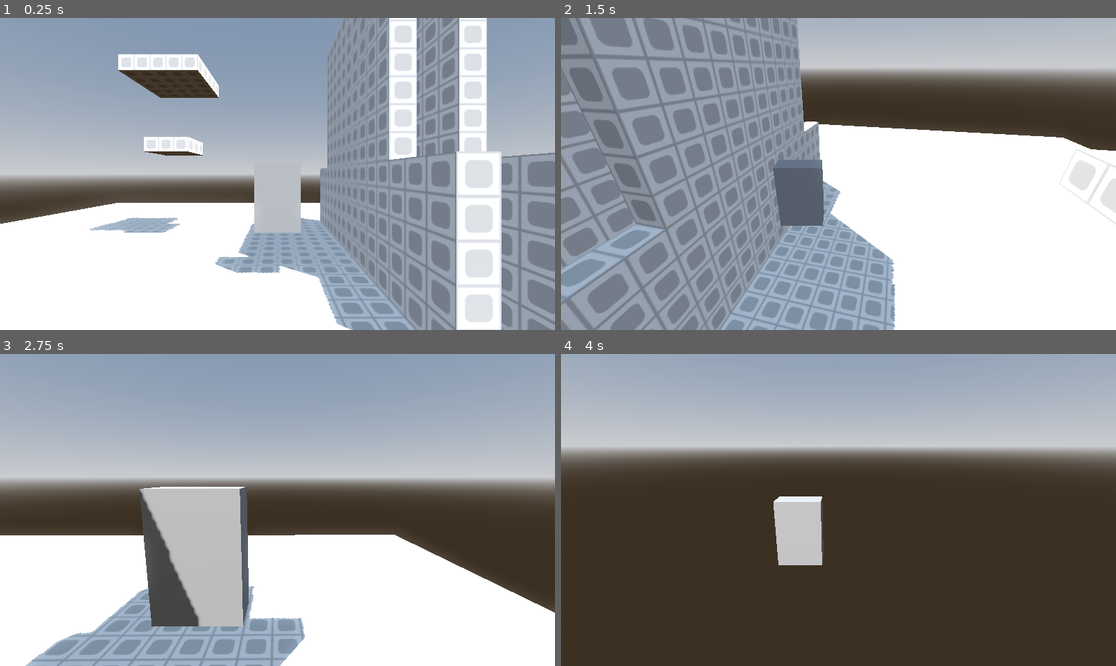
Above: before the commit, frames 1-4 (two rows, left to right).
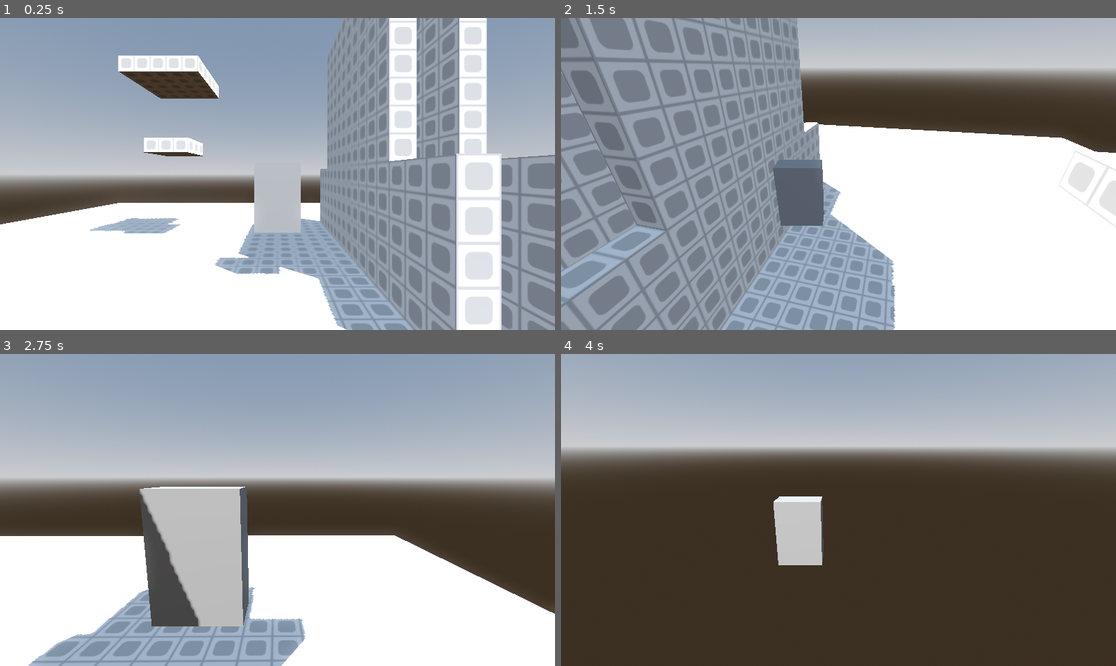
Above: after the commit, the same moments.

Repository: Natelytle/jomolith
Game: Godot game, scene res://Scenes/main.tscn
The game is run twice, just before and just after one commit, with the same random seed, the same clock (stepped at 60 frames per second) and the same inputs.
Inputs (mouse positions are in pixels of both pictures, inside the frame that each line leads up to):
- Up to frame 1 (0.25 s): no input
- Up to frame 2 (1.5 s): move the mouse to (960, 158) at 0.52 s; hold D (right) 0.53-1.28 s; hold Right mouse button (right_click) 0.53-1.28 s; tap Space (jump) at 0.77 s; move the mouse to (727, 189) at 1.27 s; hold S (backward) from 1.28 s (still down); tap Shift (shift_lock) at 1.35 s
- Up to frame 3 (2.75 s): tap Space (jump) at 1.52 s; move the mouse to (288, 503) at 2.02 s; release S (backward) at 2.03 s; hold W (forward) from 2.03 s (still down); tap Mouse wheel up (zoom_in) at 2.1 s
- Up to frame 4 (4 s): keep holding W (forward); move the mouse to (832, 516) at 2.77 s; tap Mouse wheel down (zoom_out) at 2.85 s; tap Space (jump) at 3.02, 3.77 s; move the mouse to (877, 513) at 3.52 s; hold Right mouse button (right_click) from 3.53 s (still down)

The runs differ from the first frame. In frame 1, 3.3% of the frame differs, in the area x 0-100%, y 0-100%; in frame 2, 4.4%; in frame 3, 1.6%; in frame 4, less than 0.1%.

Commit message:
Adjust how legs work

Diff:
--- a/Scripts/hitbox_legs.gd
+++ b/Scripts/hitbox_legs.gd
@@ -10,36 +10,62 @@
 @onready var backLeft: RayCast3D = $"BackLeft/RayCast3D"
 @onready var backRight: RayCast3D = $"BackRight/RayCast3D"
 
+var leftPoints = []
 var centerPoints = []
-var otherPoints = []
+var rightPoints = []
+
+var allPoints = []
 
 func _ready() -> void:
+	leftPoints.append_array([left, frontLeft, backLeft])
 	centerPoints.append_array([center, front, back])
-	otherPoints.append_array([left, right, frontLeft, frontRight, backLeft, backRight])
+	rightPoints.append_array([right, frontRight, backRight])
+	allPoints.append_array([leftPoints, centerPoints, rightPoints])
 
 func get_average_length() -> float:
-	var centerDistances = []
+	var averages = []
 
-	for point in centerPoints:
-		if point.is_colliding():
-			centerDistances.append(point.global_transform.origin.distance_to(point.get_collision_point()))
-
-	if centerDistances.size() > 0:
-		centerDistances.sort()
-
+	for points in [leftPoints, centerPoints, rightPoints]:
 		var sum = 0
 		var div = 0
 
-		for i in min(centerDistances.size(), 6):
-			sum += centerDistances[i]
-			div += 1
+		for point in points:
+			if point.is_colliding():
+				# subtract 0.05 because we shifted all the raycasts into the body by that length
+				var length = point.global_transform.origin.distance_to(point.get_collision_point()) - 0.05
 
-		return sum / div
+				sum += length
+				div += 1
 
-	var minDistance = 4
+		if div > 0:
+			averages.append(sum / div)
 
-	for point in otherPoints:
-		if point.is_colliding():
-			minDistance = min(point.global_transform.origin.distance_to(point.get_collision_point()), minDistance)
 
-	return minDistance
+	if averages.size() == 0:
+		return 4
+
+	return _calculate_median(averages)
+
+
+# func get_min_length() -> float:
+
+
+
+func _calculate_median(data_list: Array) -> float:
+	# Sort the list in ascending order.
+	data_list.sort()
+
+	var list_size = data_list.size()
+	var median_value: float
+
+	if list_size % 2 == 1:
+		# If the list size is odd, the median is the middle element.
+		var middle_index = list_size / 2
+		median_value = float(data_list[middle_index])
+	else:
+		# If the list size is even, the median is the average of the two middle elements.
+		var index1 = (list_size / 2) - 1
+		var index2 = list_size / 2
+		median_value = (float(data_list[index1]) + float(data_list[index2])) / 2.0
+
+	return median_value
